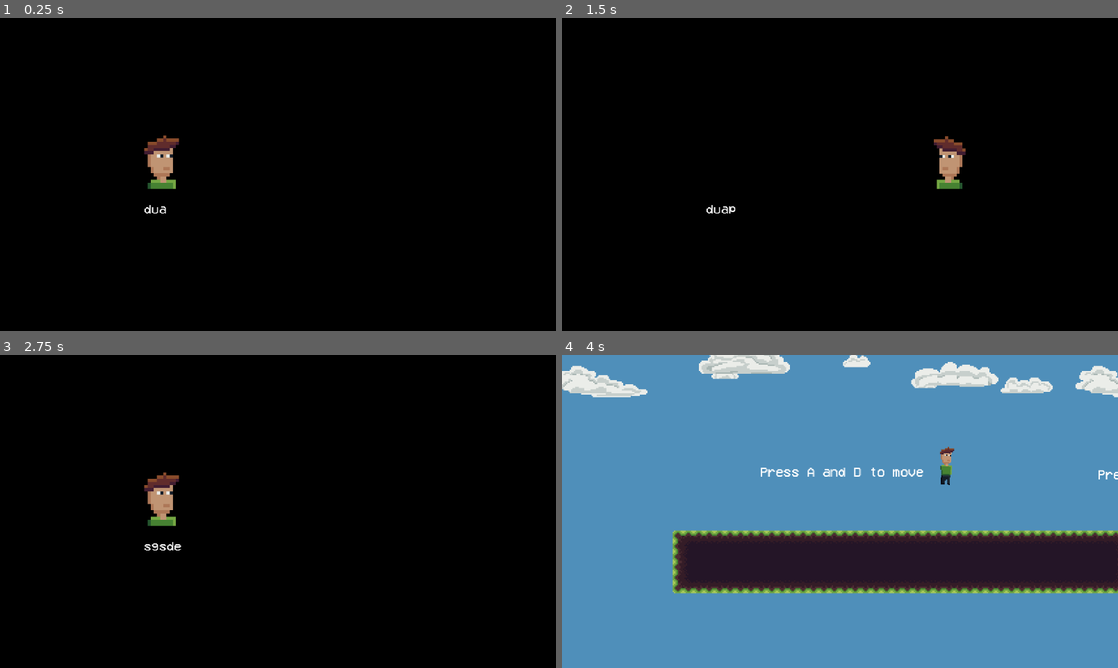
Above: before the commit, frames 1-4 (two rows, left to right).
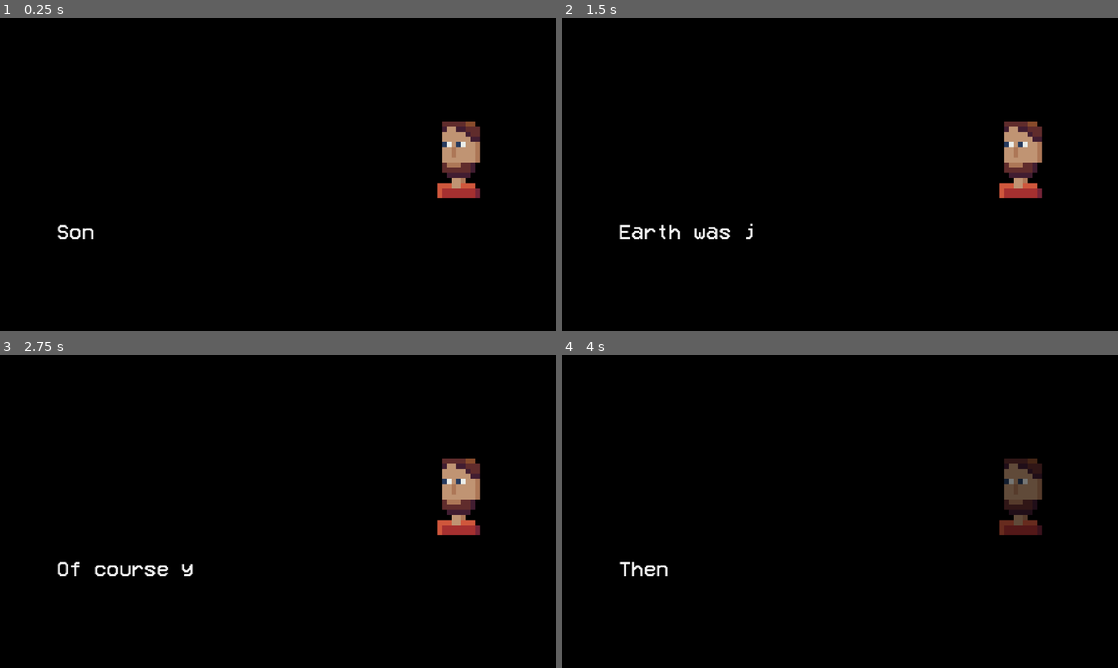
Above: after the commit, the same moments.

Repository: Paprikatto/the-bigger-the-knight
Game: Godot game, scene res://Scenes/level_manager.tscn
Two runs of this game, one before a commit and one after it. Both use one fixed random seed, a clock stepped at 60 frames per second and the inputs below.
Inputs:
- Up to frame 1 (0.25 s): no input
- Up to frame 2 (1.5 s): tap Enter at 0.5 s; hold D (move_right) from 0.53 s (still down); tap Space (jump) at 0.77 s
- Up to frame 3 (2.75 s): tap Space (jump) at 1.52 s; release D (move_right) at 2.03 s; hold A (move_left) from 2.03 s (still down)
- Up to frame 4 (4 s): release A (move_left) at 2.78 s; hold D (move_right) from 2.78 s (still down); tap Space (jump) at 3.02, 3.77 s; tap A (move_left) at 3.5 s

The runs differ from the first frame. In frame 1, 2.5% of the frame differs, in the area x 10-87%, y 33-71%; in frame 2, 2.7%; in frame 3, 2.8%; in frame 4, 100%, in the area x 0-100%, y 0-100%.

Commit message:
dialogues and dad sprite

Diff:
--- a/Scenes/cutscene_talking.tscn
+++ b/Scenes/cutscene_talking.tscn
@@ -1,6 +1,7 @@
-[gd_scene load_steps=12 format=3 uid="uid://dipqvmh7n65uk"]
+[gd_scene load_steps=13 format=3 uid="uid://dipqvmh7n65uk"]
 
 [ext_resource type="Texture2D" uid="uid://b5uwtley1wtri" path="res://Sprites/MainCharacter.png" id="2_i7wbn"]
+[ext_resource type="Texture2D" uid="uid://rft83nc825mu" path="res://Sprites/dad.png" id="3_y0v8w"]
 [ext_resource type="PackedScene" uid="uid://cq4pxkp75raha" path="res://Scenes/dialog.tscn" id="4_wyaib"]
 [ext_resource type="Script" path="res://Scripts/dialog_line.gd" id="5_7p1co"]
 [ext_resource type="FontFile" uid="uid://cvkysc77lfpwf" path="res://VCR_OSD_MONO_1.001.ttf" id="5_h47i3"]
@@ -132,39 +133,59 @@
 theme_override_styles/panel = SubResource("StyleBoxFlat_yc70p")
 
 [node name="Camera2D" type="Camera2D" parent="."]
-zoom = Vector2(3, 3)
+zoom = Vector2(4.945, 4.945)
 
 [node name="Dialog" parent="." node_paths=PackedStringArray("animation", "label", "dialogTable") instance=ExtResource("4_wyaib")]
 animation = NodePath("../AnimationPlayer")
 label = NodePath("../Window/Panel/Label")
-dialogTable = [NodePath("dialog_line"), NodePath("dialog_line2"), NodePath("dialog_line3"), NodePath("dialog_line4"), NodePath("dialog_line5"), NodePath("dialog_line6")]
+dialogTable = [NodePath("dialog_line"), NodePath("dialog_line2"), NodePath("dialog_line3"), NodePath("dialog_line4"), NodePath("dialog_line5"), NodePath("dialog_line6"), NodePath("dialog_line7"), NodePath("dialog_line8"), NodePath("dialog_line9"), NodePath("dialog_line10")]
 
 [node name="dialog_line" type="Node2D" parent="Dialog"]
 script = ExtResource("5_7p1co")
-text = "duap vczcxz"
+text = "Son, come here I need your help"
+who = 1
 
 [node name="dialog_line2" type="Node2D" parent="Dialog"]
 script = ExtResource("5_7p1co")
-text = "sdfdsgf"
-who = 1
+text = "What happened dad?"
 
 [node name="dialog_line3" type="Node2D" parent="Dialog"]
 script = ExtResource("5_7p1co")
-text = "sgsde"
+text = "What happened? What do you mean what happened?"
+who = 1
 
 [node name="dialog_line4" type="Node2D" parent="Dialog"]
 script = ExtResource("5_7p1co")
-text = "duap"
+text = "Earth was just invaded by aliens!"
 who = 1
 
 [node name="dialog_line5" type="Node2D" parent="Dialog"]
 script = ExtResource("5_7p1co")
-text = "sdfdsgf"
-who = 1
+text = "W-what?"
 
 [node name="dialog_line6" type="Node2D" parent="Dialog"]
 script = ExtResource("5_7p1co")
-text = "sgsde"
+text = "Of course you don't know that, you're just sitting in your room whole day playing games"
+who = 1
+
+[node name="dialog_line7" type="Node2D" parent="Dialog"]
+script = ExtResource("5_7p1co")
+text = "But i have a new invention that can help us fight them "
+who = 1
+
+[node name="dialog_line8" type="Node2D" parent="Dialog"]
+script = ExtResource("5_7p1co")
+text = "If you wrap it on you wrist, it lets you change your size "
+who = 1
+
+[node name="dialog_line9" type="Node2D" parent="Dialog"]
+script = ExtResource("5_7p1co")
+text = "but dad, i don't have hands"
+
+[node name="dialog_line10" type="Node2D" parent="Dialog"]
+script = ExtResource("5_7p1co")
+text = "Then wrap it on your ankle!"
+who = 1
 
 [node name="env" type="Node2D" parent="."]
 
@@ -173,7 +194,7 @@
 position = Vector2(83, 4)
 rotation = 3.14159
 scale = Vector2(2.202, -2.389)
-texture = ExtResource("2_i7wbn")
+texture = ExtResource("3_y0v8w")
 
 [node name="MainCharacter" type="Sprite2D" parent="env"]
 position = Vector2(-88, 4)
--- a/Scripts/dialog_line.gd
+++ b/Scripts/dialog_line.gd
@@ -3,5 +3,5 @@
 
 enum Who{FIRST,SECOND}
 
-@export var text : String
+@export_multiline var text : String
 @export var who : Who
Binary file added: Sprites/dad.png
Not shown, added: Sprites/dad.png.import
